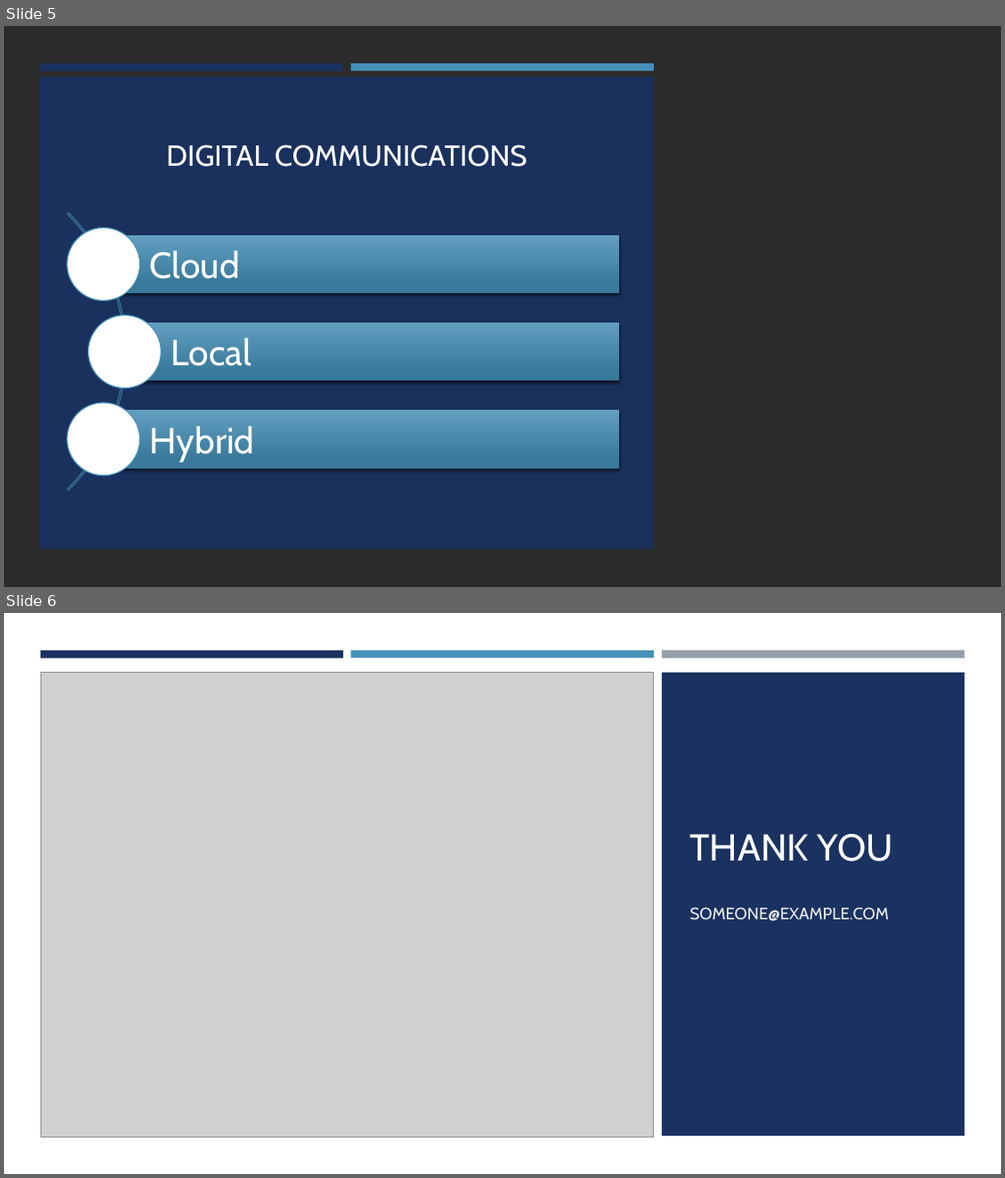
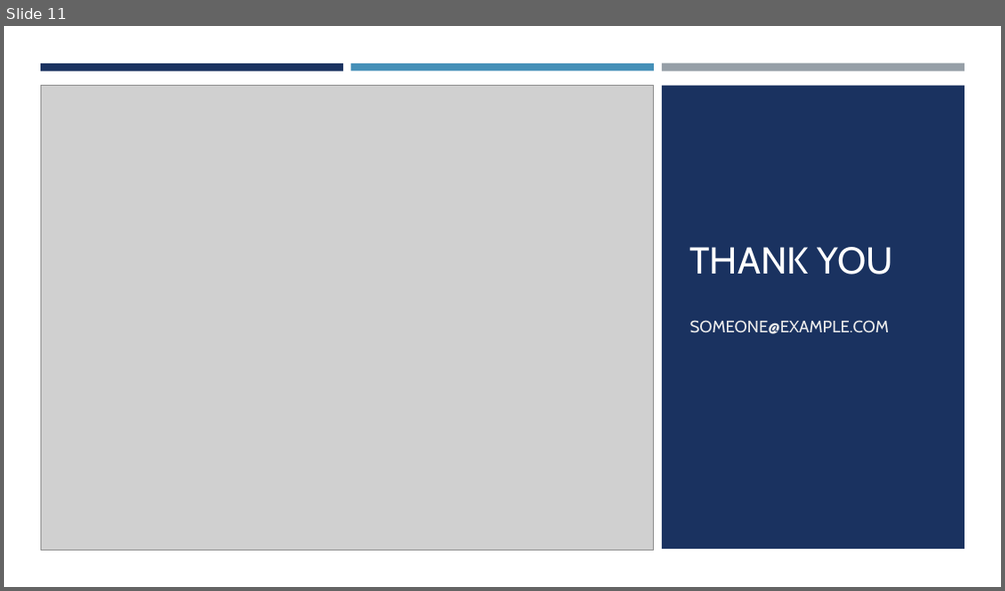
Before and after one commit to shawn-cavalieri/panic_at_the_desktop_project_1, a slide deck: Panic At The Desktop Project 1-.pptx. Shown one above the other, each under a label of ours: slides 5 and 6 before the commit, slide 11 after it. The pictures are 1005x1178 and 1005x591 pixels, drawn with LibreOffice and Linux fonts; fonts in the diff are those of the drawing; grey boxes stand for pictures; background and template pictures are left out; a plain dark background stands for a picture behind light text. Boxes give left, top, right and bottom in pixels: in the first picture for what was removed or moved away, otherwise in the second. Text is boxed around its words. In the diff, an @@ line names an element or a change of style, - is before the commit and + after.

```diff
--- a/Panic At The Desktop Project 1-.pptx
+++ b/Panic At The Desktop Project 1-.pptx
@@ slide 5 removed at (4,26,1001,587), background picture (left out) @@
@@ rectangle removed at (4,26,1001,587) @@
@@ rectangle removed at (40,77,654,548) @@
@@ rectangle removed at (40,63,343,70) @@
@@ rectangle removed at (351,63,654,70) @@
@@ title removed at (166,144,526,167) @@
-DIGITAL COMMUNICATIONS
@@ group removed at (4,155,619,548): 3 rectangles, 3 texts, 3 ellipses, 1 arch (boxed as its full ring) @@
-Cloud
-Local
-Hybrid
@@ what was slide 6 is now slide 11 @@
```
Also in this commit, not shown: 2 slides changed, 8 slides added, 2 other slides removed, 3 other files.
